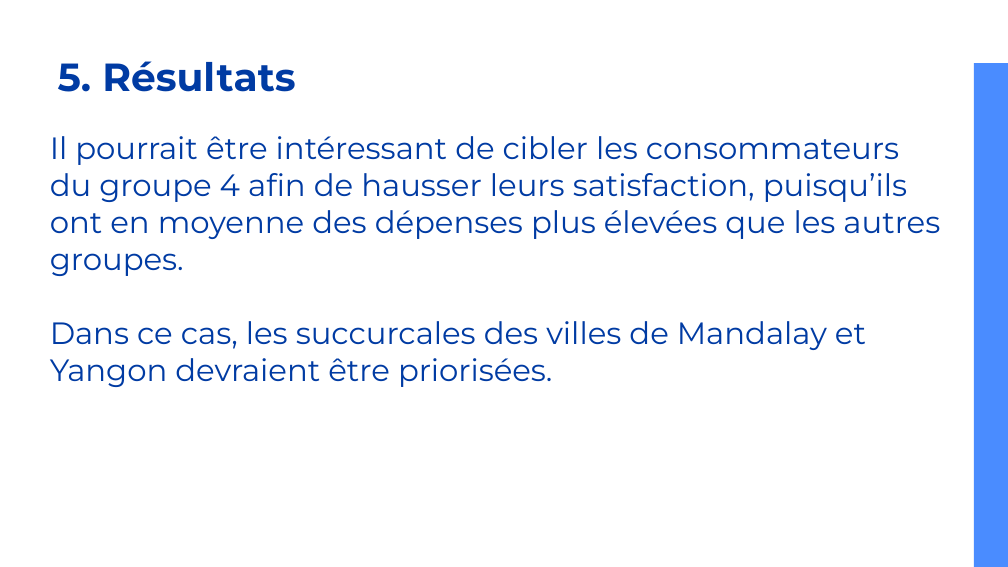
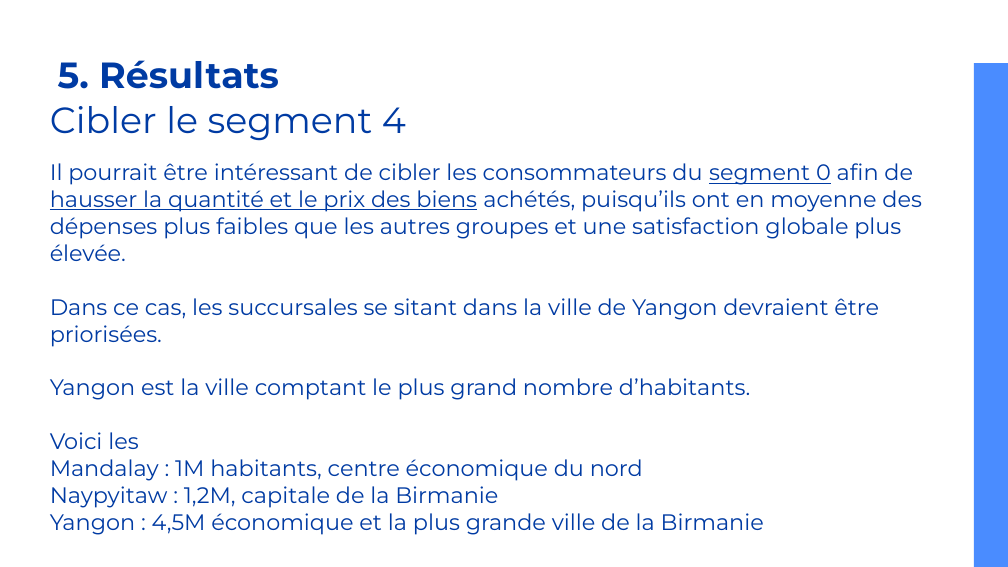
Before and after one commit to caseguin/Clustering, a slide deck: slide 29 of SuperMarket_clustering2.odp. Drawn at 1008x567 pixels with LibreOffice and Linux fonts; fonts in the diff are those of the drawing. Boxes give left, top, right and bottom in pixels: in the first picture for what was removed or moved away, otherwise in the second. Text is boxed around its words. In the diff, an @@ line names an element or a change of style, - is before the commit and + after.

```diff
--- a/SuperMarket_clustering2.odp
+++ b/SuperMarket_clustering2.odp
@@ title "5. Résultats" at [58,60,279,89]: size 28 to 26 pt @@
@@ title added at [50,106,406,141], 26 pt, text #003BA3 @@
+Cibler le segment 4
@@ title at [50,163,922,535]: text changed; size 22 to 16 pt @@
-Il pourrait être intéressant de cibler les consommateurs du groupe 4 afin de hausser leurs satisfaction, puisqu’ils ont en moyenne des dépenses plus élevées que les autres groupes.
-Dans ce cas, les succurcales des villes de Mandalay et Yangon devraient être priorisées.
+Il pourrait être intéressant de cibler les consommateurs du segment 0 afin de hausser la quantité et le prix des biens achétés, puisqu’ils ont en moyenne des dépenses plus faibles que les autres groupes et une satisfaction globale plus élevée.
+Dans ce cas, les succursales se sitant dans la ville de Yangon devraient être priorisées.
+Yangon est la ville comptant le plus grand nombre d’habitants.
+Voici les
+Mandalay : 1M habitants, centre économique du nord
+Naypyitaw : 1,2M, capitale de la Birmanie
+Yangon : 4,5M économique et la plus grande ville de la Birmanie
```
Also in this commit, not shown: 24 other slides changed, 4 slides added, 3 slides removed, 13 other files.
